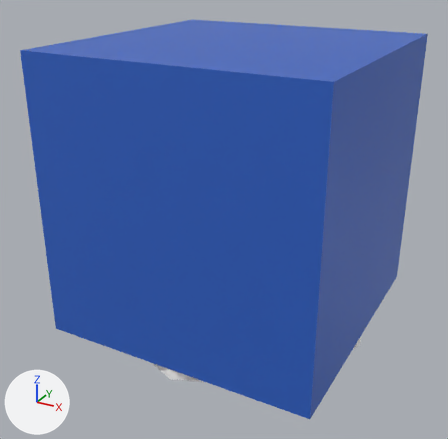
The glTF model ✏️s/🔌️plugins/🗄️stdio/🗿️artifacts/🧊️gltf/🏅️standards/🔖️2.0/🪆️subsets/💎️material/🧫️fixtures/create-material-applied/after.gltf, before and after one commit.
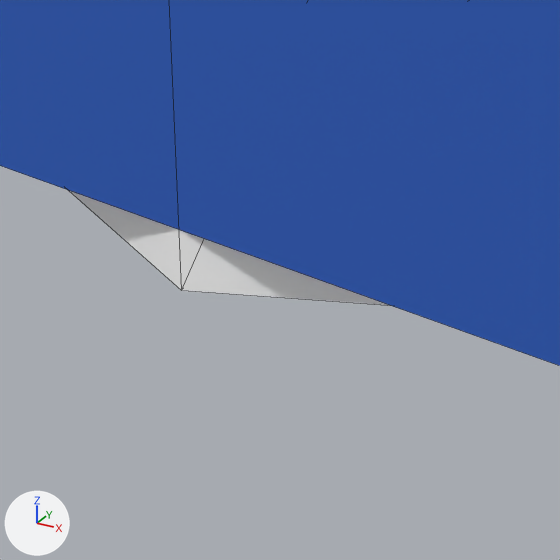
The first picture shows the older version from a 50 mm lens placed at (0.978, -1.901, 0.83), pointed at (-0.029, -0.069, -0.086). The close-ups show the older and then the newer version on the part from 31% to 52% of the width and 75% to 97% of the height of that picture. Only the edits that show in the close-ups are written down. Lighting does not change. The marker at lower left points along +X, +Y and +Z. The close-ups show mesh edges as thin lines. Where no turn or scale is listed for an object, it has been applied to the vertices.

The older version as bpy lines, for what is in view:
```python
me_mesh_0 = bpy.data.meshes.new('Mesh_0')
me_mesh_0.from_pydata(...)  # a box spanning x -0.5..0.5, y -0.5..0.5, z -0.5..0.5
me_mesh_0.materials.append(mat_mata)  # blue #3366cc
me_mesh_2 = bpy.data.meshes.new('Mesh_2')
me_mesh_2.from_pydata(...)  # 20 vertices, 32 faces; spans x -0.5..0.5, y -0.5..0.5, z -0.5..0.5
me_mesh_2.materials.append(mat_createdmaterial)  # white #ffffff
ob_mesh_2 = bpy.data.objects.new('Mesh_2', me_mesh_2)
ob_mesh_2.location = (0.0, 0.0, 0.0)
ob_meshnode = bpy.data.objects.new('meshNode', me_mesh_0)
ob_meshnode.location = (0.0, 0.0, 0.0417)
```
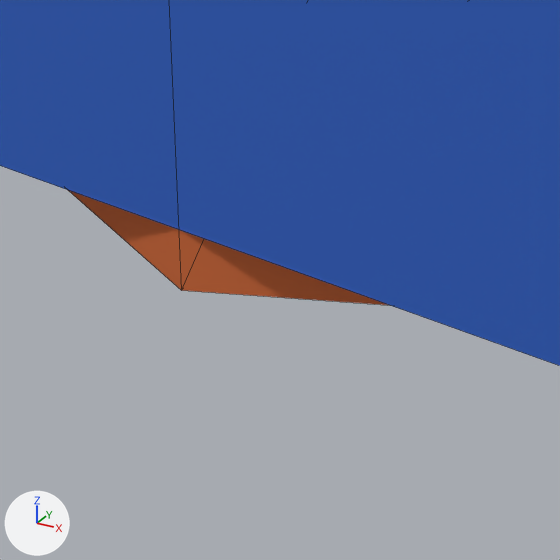
Boxes (x1, y1, x2, y2) around the edits, measured in the close-ups (560 x 560 px):
'Mesh_2', recoloured (white to orange)
    both: (68, 190, 388, 305)

What changed in the scene script:
```text
Add mat_matb:
    mat_matb = principled_material('matB')
    mat_matb.base_color = (0.604, 0.133, 0.0331)  # orange #cc6633
    mat_matb.roughness = 0.9
Change me_mesh_2:
    where me_mesh_2.from_pydata(...)  # 20 vertices, 32 faces; spans x -0.5..0.5, y -0.5..0.5, z -0.5..0.5
    remove me_mesh_2.materials.append(mat_createdmaterial)  # white #ffffff
    add me_mesh_2.materials.append(mat_matb)  # orange #cc6633
```
